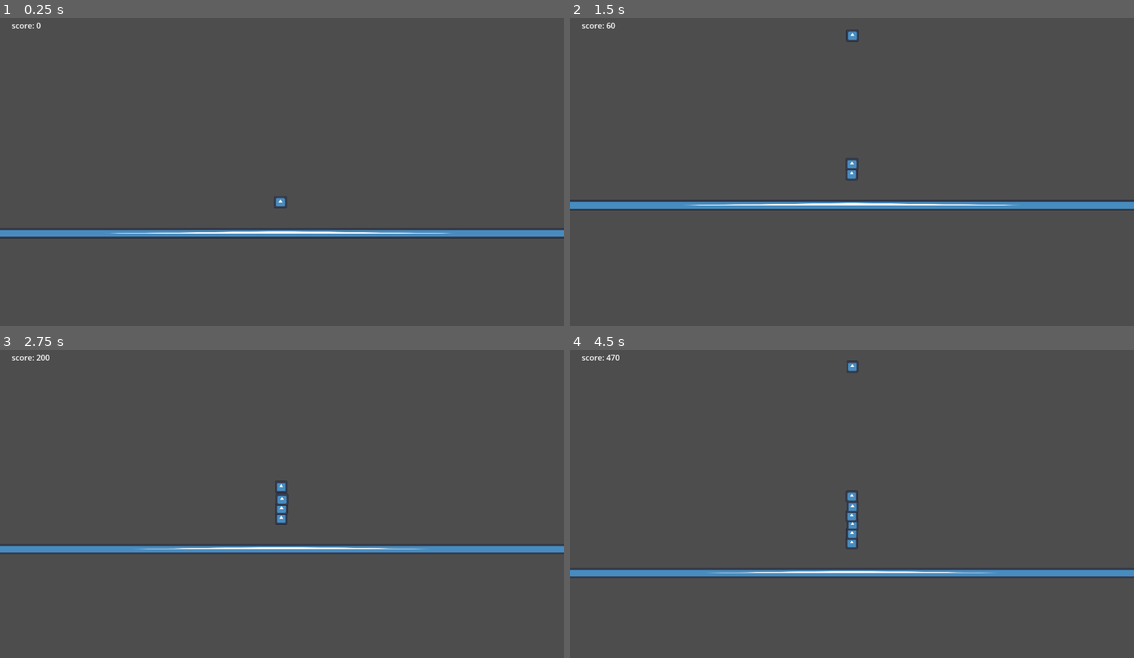
Above: before the commit, frames 1-4 (two rows, left to right).
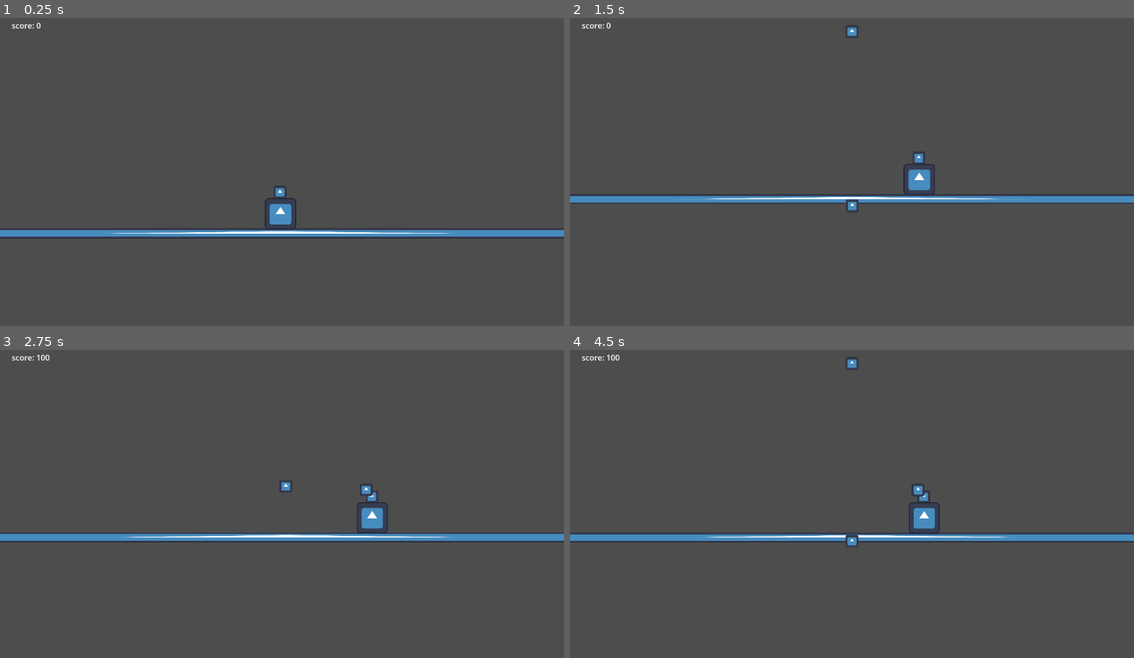
Above: after the commit, the same moments.

Repository: Nemo115/capybara_game
Game: Godot game, scene res://scenes/rigidbody_test_scene.tscn
Two runs of this game, one before a commit and one after it. Both use one fixed random seed, a clock stepped at 60 frames per second and the inputs below. The project has no main scene, so this scene is started directly. The engine's default icon, where the game draws it, is replaced by a stand-in: a white triangle on a blue panel in a dark square.
Inputs:
- Up to frame 1 (0.25 s): no input
- Up to frame 2 (1.5 s): hold D (right, bound only after the commit) 0.53-1.28 s; tap Space (spawn) at 0.6, 1.35 s; hold A (left, bound only after the commit) from 1.28 s (still down)
- Up to frame 3 (2.75 s): release A (left, bound only after the commit) at 2.03 s; hold D (right, bound only after the commit) from 2.03 s (still down); tap Space (spawn) at 2.1 s
- Up to frame 4 (4.5 s): tap Space (spawn) at 2.85, 3.6, 4.35 s; release D (right, bound only after the commit) at 3.53 s; hold A (left, bound only after the commit) from 3.53 s (still down)

The runs differ from the first frame. In frame 1, 0.4% of the frame differs, in the area x 46-53%, y 54-69%; in frame 2, 5.2%; in frame 3, 5.9%; in frame 4, 6.2%, in the area x 0-100%, y 1-74%.

Commit message:
added player controller

Diff:
--- a/project.godot
+++ b/project.godot
@@ -29,6 +29,18 @@
 "events": [Object(InputEventKey,"resource_local_to_scene":false,"resource_name":"","device":-1,"window_id":0,"alt_press …(191 unchanged characters)…
 ]
 }
+left={
+"deadzone": 0.5,
+"events": [Object(InputEventKey,"resource_local_to_scene":false,"resource_name":"","device":-1,"window_id":0,"alt_pressed":false,"shift_pressed":false,"ctrl_pressed":false,"meta_pressed":false,"pressed":false,"keycode":0,"physical_keycode":65,"key_label":0,"unicode":97,"location":0,"echo":false,"script":null)
+, Object(InputEventKey,"resource_local_to_scene":false,"resource_name":"","device":-1,"window_id":0,"alt_pressed":false,"shift_pressed":false,"ctrl_pressed":false,"meta_pressed":false,"pressed":false,"keycode":0,"physical_keycode":4194321,"key_label":0,"unicode":0,"location":0,"echo":false,"script":null)
+]
+}
+right={
+"deadzone": 0.5,
+"events": [Object(InputEventKey,"resource_local_to_scene":false,"resource_name":"","device":-1,"window_id":0,"alt_pressed":false,"shift_pressed":false,"ctrl_pressed":false,"meta_pressed":false,"pressed":false,"keycode":0,"physical_keycode":68,"key_label":0,"unicode":100,"location":0,"echo":false,"script":null)
+, Object(InputEventKey,"resource_local_to_scene":false,"resource_name":"","device":-1,"window_id":0,"alt_pressed":false,"shift_pressed":false,"ctrl_pressed":false,"meta_pressed":false,"pressed":false,"keycode":0,"physical_keycode":4194321,"key_label":0,"unicode":0,"location":0,"echo":false,"script":null)
+]
+}
 
 [layer_names]
 
--- /dev/null
+++ b/scenes/capybara.tscn
@@ -0,0 +1,19 @@
+[gd_scene load_steps=4 format=3 uid="uid://ltyh411b2im2"]
+
+[ext_resource type="Script" path="res://scripts/capybara.gd" id="1_kmshi"]
+[ext_resource type="Texture2D" uid="uid://bmidkq0n1526n" path="res://icon.svg" id="2_cfevk"]
+
+[sub_resource type="RectangleShape2D" id="RectangleShape2D_ha88t"]
+size = Vector2(60, 60)
+
+[node name="capybara" type="CharacterBody2D"]
+motion_mode = 1
+script = ExtResource("1_kmshi")
+move_speed = 500.0
+
+[node name="Sprite2D" type="Sprite2D" parent="."]
+scale = Vector2(0.5, 0.5)
+texture = ExtResource("2_cfevk")
+
+[node name="CollisionShape2D" type="CollisionShape2D" parent="."]
+shape = SubResource("RectangleShape2D_ha88t")
--- a/scenes/rigidbody_test_scene.tscn
+++ b/scenes/rigidbody_test_scene.tscn
@@ -1,5 +1,6 @@
-[gd_scene load_steps=12 format=3 uid="uid://0wkr64r30xxd"]
+[gd_scene load_steps=14 format=3 uid="uid://0wkr64r30xxd"]
 
+[ext_resource type="Script" path="res://scripts/game_tree.gd" id="1_d7ehg"]
 [ext_resource type="Texture2D" uid="uid://bmidkq0n1526n" path="res://icon.svg" id="1_daupv"]
 [ext_resource type="Script" path="res://scripts/camera.gd" id="2_7v5iu"]
 [ext_resource type="Shader" path="res://shaders/chromatic_aberration.gdshader" id="4_88qpl"]
@@ -7,6 +8,7 @@
 [ext_resource type="PackedScene" uid="uid://b57w4ahy1i3ta" path="res://scenes/tower.tscn" id="5_fs2ga"]
 [ext_resource type="PackedScene" uid="uid://ccsp371h38sbk" path="res://scenes/ui/score_tag.tscn" id="6_bnyq6"]
 [ext_resource type="PackedScene" uid="uid://dovoe2jp08ue0" path="res://scenes/orange_obj.tscn" id="6_pojq3"]
+[ext_resource type="PackedScene" uid="uid://ltyh411b2im2" path="res://scenes/capybara.tscn" id="6_t28de"]
 
 [sub_resource type="RectangleShape2D" id="RectangleShape2D_5nr5q"]
 size = Vector2(128, 128)
@@ -33,6 +35,7 @@
 }
 
 [node name="test_scene" type="Node2D"]
+script = ExtResource("1_d7ehg")
 
 [node name="StaticBody2D" type="StaticBody2D" parent="."]
 position = Vector2(565, 635)
@@ -47,9 +50,8 @@
 [node name="Camera2D" type="Camera2D" parent="." node_paths=PackedStringArray("target_obj")]
 position = Vector2(576, 325)
 script = ExtResource("2_7v5iu")
-target_obj = NodePath("../tower/orange_obj")
+target_obj = NodePath("../capybara/tower/orange_obj")
 randomStrength = 5.0
-shakeFade = 12.0
 
 [node name="CanvasLayer" type="CanvasLayer" parent="Camera2D"]
 
@@ -86,11 +88,16 @@
 [node name="spawner" parent="." node_paths=PackedStringArray("camera") instance=ExtResource("4_f31pa")]
 camera = NodePath("../Camera2D")
 
-[node name="tower" parent="." node_paths=PackedStringArray("obj_tower") instance=ExtResource("5_fs2ga")]
+[node name="capybara" parent="." instance=ExtResource("6_t28de")]
+position = Vector2(565, 604)
+move_speed = 250.0
+
+[node name="tower" parent="capybara" node_paths=PackedStringArray("obj_tower") instance=ExtResource("5_fs2ga")]
+position = Vector2(-566, -615)
 joint = SubResource("PackedScene_fkm6l")
 obj_tower = [NodePath("orange_obj")]
 
-[node name="orange_obj" parent="tower" instance=ExtResource("6_pojq3")]
+[node name="orange_obj" parent="capybara/tower" instance=ExtResource("6_pojq3")]
 position = Vector2(565, 571)
 falling = false
 in_tower = true
--- a/scripts/Globals.gd
+++ b/scripts/Globals.gd
@@ -6,5 +6,6 @@
 var spawner: Spawner
 var tower: Tower
 var camera: Game_Camera
+var game_tree: Game_Tree
 
 var score: int = 0
--- a/scripts/camera.gd
+++ b/scripts/camera.gd
@@ -26,8 +26,8 @@
 		offset = randomOffset()
 
 ##Camera Shake Functions
-func apply_shake():
-	shake_strength = randomStrength
+func apply_shake(strength: float):
+	shake_strength = strength
 func randomOffset() -> Vector2:
 	return Vector2(rng.randf_range(-shake_strength, shake_strength), rng.randf_range(-shake_strength, shake_strength))
 
@@ -48,4 +48,4 @@
 func new_obj():
 	zoom_out()
 	target_obj = Globals.tower.get_highest_obj()
-	apply_shake()
+	apply_shake(Globals.tower.get_highest_obj().land_impact)
--- /dev/null
+++ b/scripts/capybara.gd
@@ -0,0 +1,15 @@
+extends CharacterBody2D
+class_name Capybara
+
+@export var move_speed: float = 300
+
+
+func _ready() -> void:
+	pass
+
+func _physics_process(delta: float) -> void:
+	##Movement Controls
+	var input_direction = Input.get_axis("left", "right")
+	velocity = transform.x * input_direction * move_speed
+
+	move_and_slide()
--- a/scripts/falling_obj.gd
+++ b/scripts/falling_obj.gd
@@ -7,6 +7,8 @@
 @export var falling: bool = true
 
 @export var in_tower: bool
+
+@export var land_impact: float = 5
 
 func _physics_process(delta: float) -> void:
 	if falling:
--- /dev/null
+++ b/scripts/game_tree.gd
@@ -0,0 +1,5 @@
+extends Node2D
+class_name Game_Tree
+
+func _enter_tree() -> void:
+	Globals.game_tree = self
--- a/scripts/spawner.gd
+++ b/scripts/spawner.gd
@@ -20,4 +20,4 @@
 func spawn_obj(i:int = 0):
 	var obj: Falling_OBJ = objects[i].instantiate()
 	obj.global_position = spawn_coord
-	get_parent().add_child(obj)
+	Globals.game_tree.add_child(obj)
--- a/scripts/tower.gd
+++ b/scripts/tower.gd
@@ -14,15 +14,17 @@
 	if not obj.in_tower:
 		var top_obj = get_highest_obj()
 
-		add_child(obj)
+		obj.reparent(self, true)
+
 		obj.in_tower = true
 
 		obj_tower.append(obj)
 
 		Globals.score += obj.score
-		print("score: ", Globals.score)
+		#print("score: ", Globals.score)
 
 		added_obj.emit()
+		print("children: ",get_child_count())
 
 #Look through the objects and find which one has the smallest y value => greatest position
 func get_highest_obj()->Falling_OBJ:
